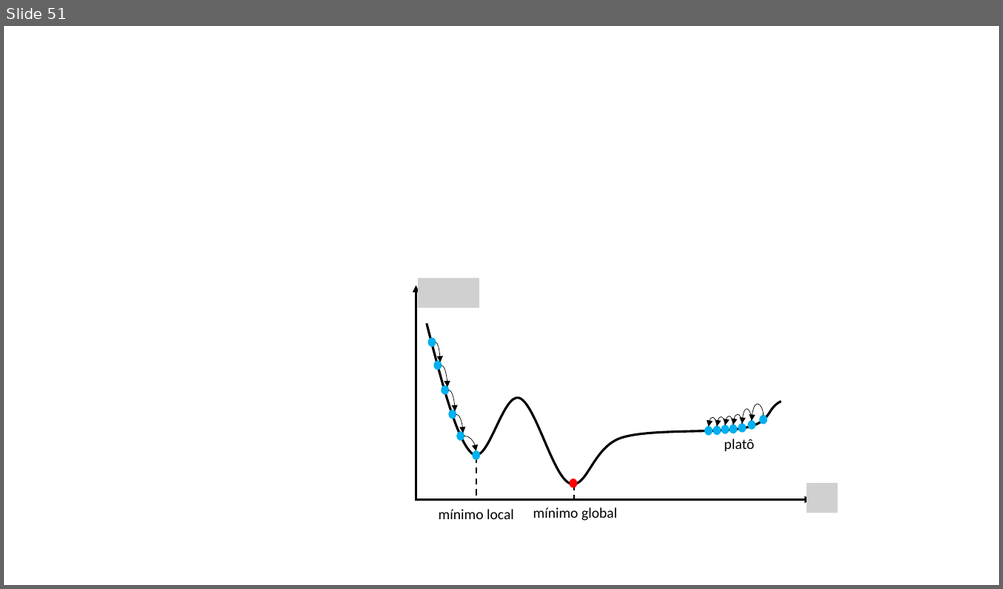
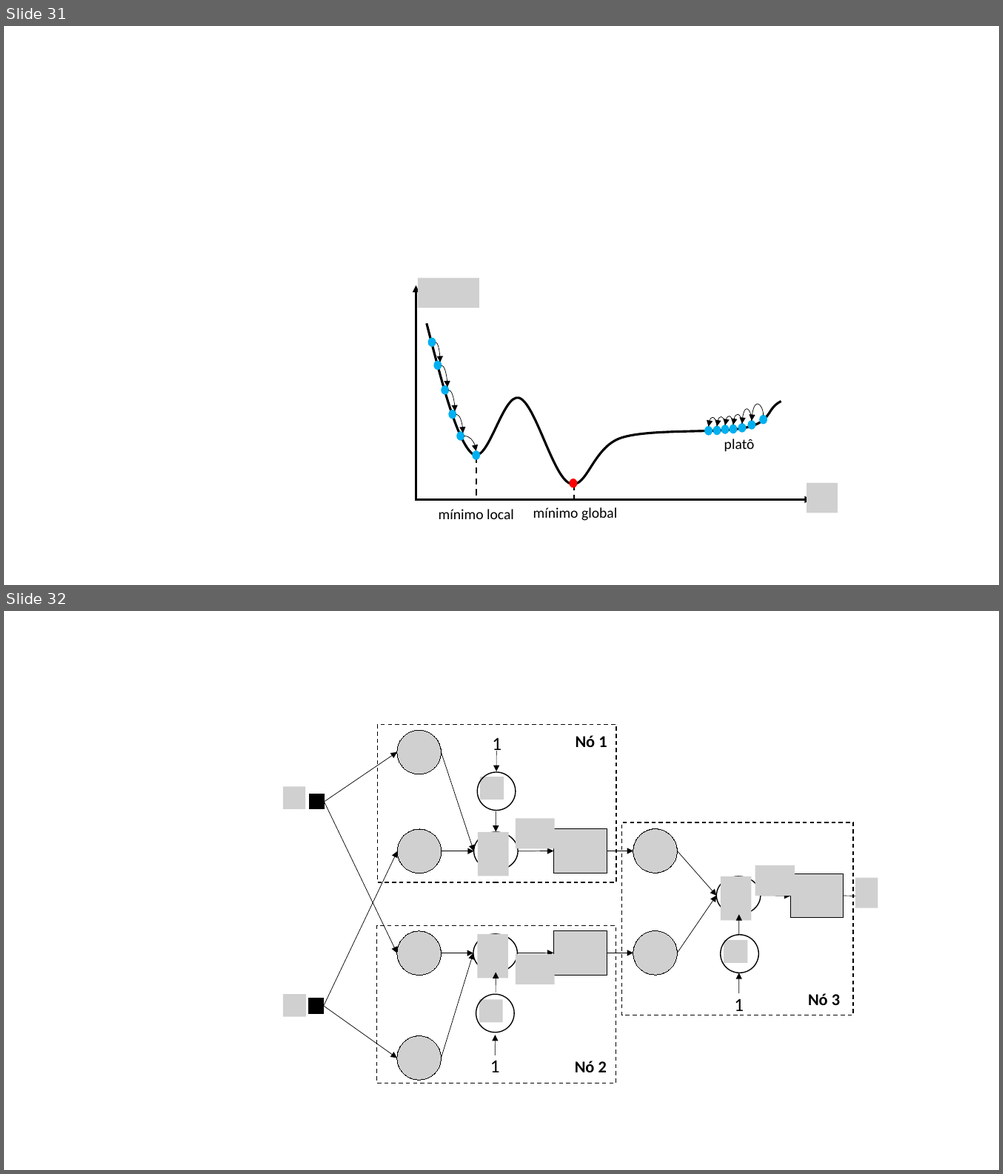
Before and after one commit to zz4fap/t320_aprendizado_de_maquina, a slide deck: slides/T320_Redes_Neurais_Artificiais (Parte III).pptx. Shown one above the other, each under a label of ours: slide 51 before the commit, slides 31 and 32 after it. The pictures are 1003x589 and 1003x1174 pixels, drawn with LibreOffice and Linux fonts; fonts in the diff are those of the drawing; grey boxes stand for pictures. Boxes give left, top, right and bottom in pixels: in the first picture for what was removed or moved away, otherwise in the second. Text is boxed around its words. In the diff, an @@ line names an element or a change of style, - is before the commit and + after.

```diff
--- a/slides/T320_Redes_Neurais_Artificiais (Parte III).pptx
+++ b/slides/T320_Redes_Neurais_Artificiais (Parte III).pptx
@@ slide 32 added at box(4, 611, 999, 1170), background #FFFFFF @@
@@ group added at box(283, 724, 878, 1084): 22 arrows, 21 pictures, 6 ellipses, 6 texts, 5 rectangles @@
+1
+1
+1
+Nó 1
+Nó 2
+Nó 3
@@ what was slide 51 is now slide 31 @@
```
Also in this commit, not shown: 4 slides changed, 2 other slides added, 20 slides removed, 9 other files.
